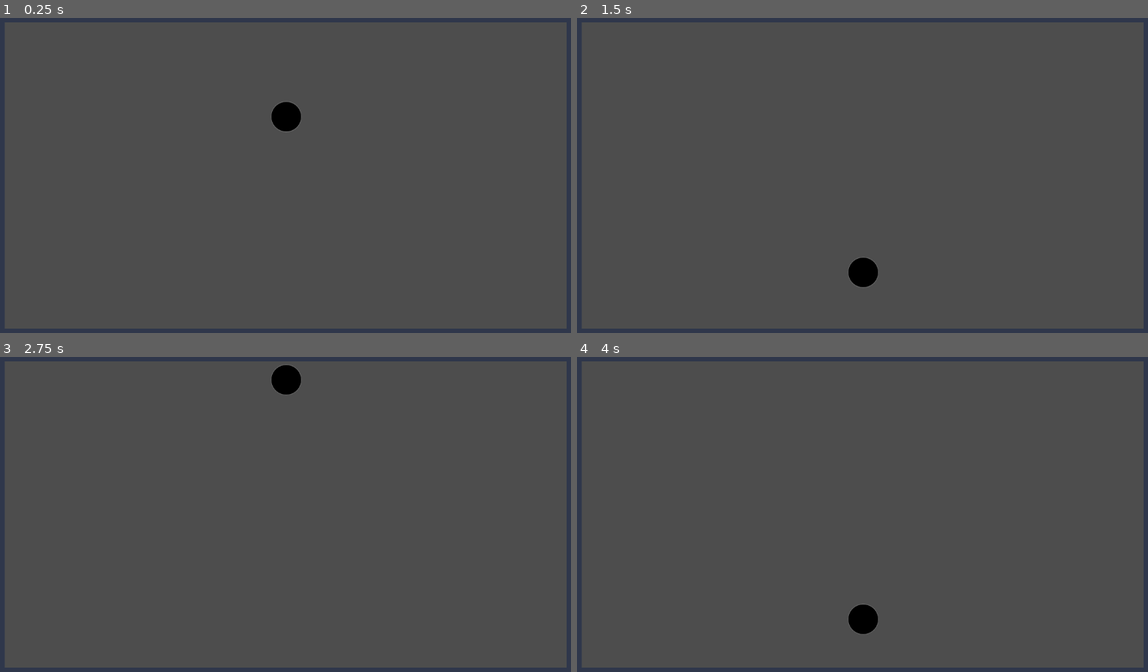
Above: before the commit, frames 1-4 (two rows, left to right).
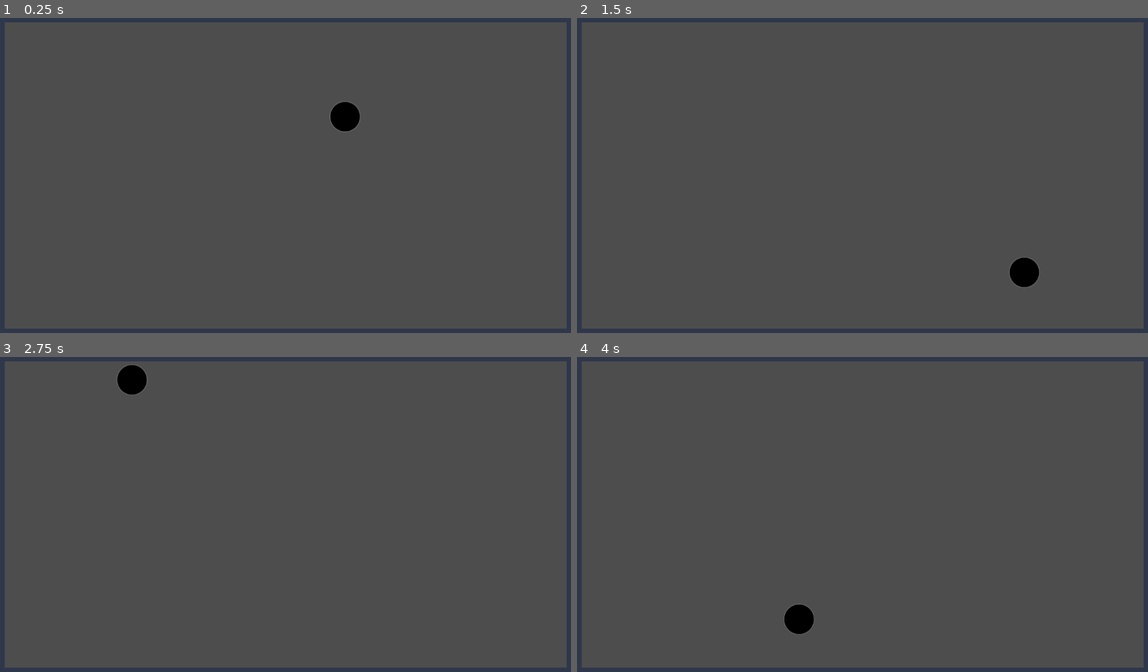
Above: after the commit, the same moments.

Repository: dagerydoo/jfk-game-building
Game: Godot game, scene res://game_board.tscn
Same seed, same stepped clock (60 frames per second), same inputs: the game is played once before the commit and once after it.
Inputs:
- Up to frame 1 (0.25 s): no input
- Up to frame 2 (1.5 s): no input
- Up to frame 3 (2.75 s): no input
- Up to frame 4 (4 s): no input

The runs differ from the first frame. In frame 1, 0.8% of the frame differs, in the area x 47-64%, y 26-37%; in frame 2, 0.8%; in frame 3, 0.8%, in the area x 20-53%, y 2-13%; in frame 4, 0.8%.

Commit message:
Updated initial linear velocity to hit the new walls

Diff:
--- a/wall-ball/game_board.tscn
+++ b/wall-ball/game_board.tscn
@@ -7,7 +7,7 @@
 
 [node name="Ball" parent="." instance=ExtResource("1_xrvgy")]
 position = Vector2(576, 324)
-linear_velocity = Vector2(0, -500)
+linear_velocity = Vector2(500, -500)
 linear_damp_mode = 1
 
 [node name="Walls" parent="." instance=ExtResource("2_i37i2")]
